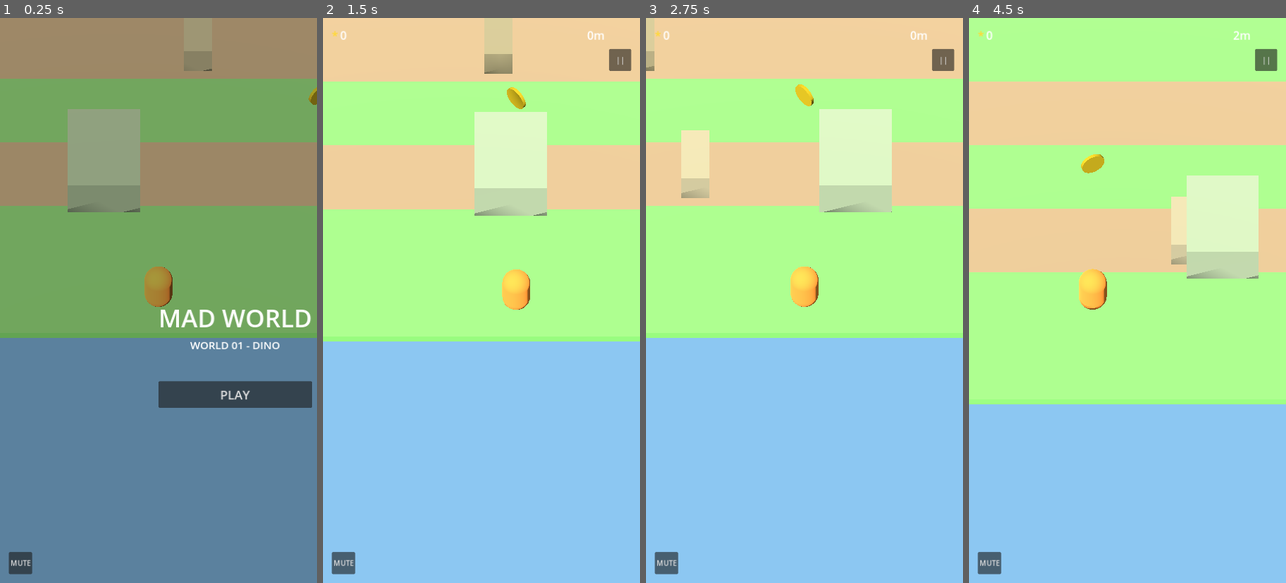
Above: before the commit, frames 1-4 (left to right).
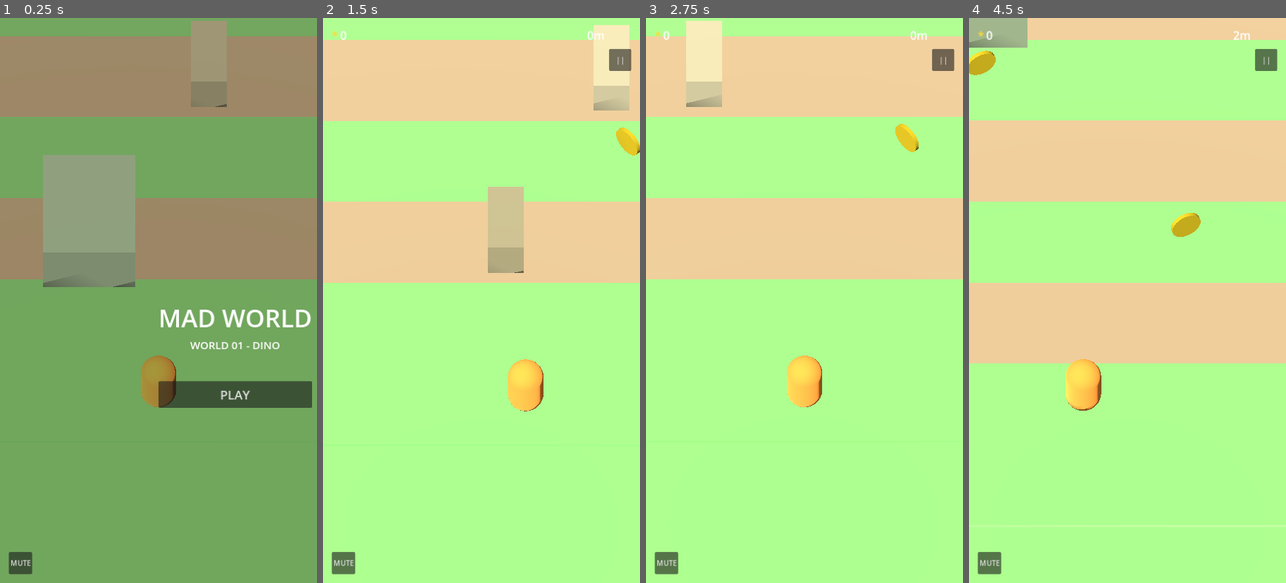
Above: after the commit, the same moments.

Repository: syhuinc/mad-world-dino
Game: Godot game, scene res://scenes/Main.tscn
The game is run twice, just before and just after one commit, with the same random seed, the same clock (stepped at 60 frames per second) and the same inputs.
Inputs (mouse positions are in pixels of both pictures, inside the frame that each line leads up to):
- Up to frame 1 (0.25 s): no input
- Up to frame 2 (1.5 s): click "PLAY" at 0.5 s; tap Enter at 1.25 s; move the mouse to (551, 272) at 1.27 s; hold Right (ui_right) from 1.28 s (still down); click (551, 272) at 1.42 s
- Up to frame 3 (2.75 s): move the mouse to (741, 328) at 2.02 s; release Right (ui_right) at 2.03 s; hold Down (ui_down) from 2.03 s (still down)
- Up to frame 4 (4.5 s): move the mouse to (1159, 176) at 2.77 s; release Down (ui_down) at 2.78 s; hold Right (ui_right) 2.78-3.53 s; move the mouse to (1111, 413) at 3.52 s; hold Up (ui_up) 3.53-4.28 s; click (1111, 413) at 3.67 s; move the mouse to (1222, 385) at 4.27 s; hold Left (ui_left) from 4.28 s (still down)

The runs differ from the first frame. In frame 1, 76% of the frame differs, in the area x 0-100%, y 0-100%; in frame 2, 79%; in frame 3, 79%; in frame 4, 80%.

Commit message:
Fix camera void, add juice, and tune framing (verified by rendering)
Downloaded Godot 4.3 and rendered the actual game headlessly (Xvfb +
Mesa software GL) to verify changes visually instead of guessing:

- Fixed a real bug found this way: the camera sat behind row 0 in an
  area with no generated ground, showing a large flat sky-blue void
  in the lower half of the screen. Added a permanent backdrop ground
  plane so there's always terrain-colored geometry under the camera,
  whatever row the player is on.
- Retuned camera offset/size (closer, tighter) so more of the visible
  frame shows upcoming lanes instead of empty foreground.
- Added hop squash-and-stretch on the player mesh, a landing dust
  puff (GPUParticles3D), and a brief camera shake on death.
- Risk/reward coins can now appear in dino and river lanes, not just
  safe grass lanes.
- Occasionally skip the "rest" grass lane at higher depth for
  intensity spikes.

Co-Authored-By: Claude Sonnet 5 <noreply@anthropic.com>
Claude-Session: https://claude.ai/code/session_01JXumaCMtYsBuuYGGebf1B7

Diff:
--- a/scripts/CameraRig.gd
+++ b/scripts/CameraRig.gd
@@ -1,20 +1,29 @@
 extends Camera3D
 
 var player: Node3D
-const OFFSET := Vector3(0, 9, 7)
+const OFFSET := Vector3(0, 7, 3)
+const SHAKE_DURATION := 0.3
+
+var _shake_time := 0.0
 
 func _ready() -> void:
 	projection = Camera3D.PROJECTION_ORTHOGONAL
-	size = 14
+	size = 11
 	rotation_degrees = Vector3(-52, 0, 0)
 	current = true
+	GameManager.game_over.connect(func(_dist, _coins): _shake_time = SHAKE_DURATION)
 
 func snap() -> void:
 	if player:
 		global_position = player.global_position + OFFSET
+		_shake_time = 0.0
 
 func _process(delta: float) -> void:
 	if player == null:
 		return
 	var target = player.global_position + OFFSET
 	global_position = global_position.lerp(target, clamp(delta * 6.0, 0.0, 1.0))
+	if _shake_time > 0.0:
+		_shake_time = max(_shake_time - delta, 0.0)
+		var strength = 0.25 * (_shake_time / SHAKE_DURATION)
+		global_position += Vector3(randf_range(-1.0, 1.0), randf_range(-1.0, 1.0), 0.0) * strength
--- a/scripts/LaneManager.gd
+++ b/scripts/LaneManager.gd
@@ -67,7 +67,8 @@
 		var cycle = (row - 1) % 4
 		match cycle:
 			0:
-				type = LaneType.GRASS
+				var skip_rest_chance = clamp((row - 20) * 0.01, 0.0, 0.35)
+				type = LaneType.DINO_COMMON if randf() < skip_rest_chance else LaneType.GRASS
 			2:
 				type = LaneType.RIVER
 			_:
@@ -82,10 +83,14 @@
 	match type:
 		LaneType.DINO_COMMON:
 			nodes.append_array(_spawn_dino_common(lane_root, row))
+			if randf() < 0.25:
+				nodes.append(_spawn_coin(lane_root, randi_range(1, COLS - 2)))
 		LaneType.DINO_RARE:
 			nodes.append_array(_spawn_dino_rare(lane_root, row))
 		LaneType.RIVER:
 			nodes.append_array(_spawn_river(lane_root, row))
+			if randf() < 0.25:
+				nodes.append(_spawn_coin(lane_root, randi_range(1, COLS - 2)))
 		LaneType.GRASS:
 			if randf() < 0.5:
 				nodes.append(_spawn_coin(lane_root, randi_range(1, COLS - 2)))
--- a/scripts/Main.gd
+++ b/scripts/Main.gd
@@ -39,6 +39,19 @@
 	env.environment = e
 	add_child(env)
 
+	# Permanent backdrop so the camera never sees empty background where no
+	# lane has been generated yet (e.g. behind row 0 at the start of a run).
+	var backdrop := MeshInstance3D.new()
+	var box := BoxMesh.new()
+	box.size = Vector3(200.0, 0.1, 800.0)
+	backdrop.mesh = box
+	backdrop.position = Vector3(0, -0.1, -380.0)
+	var mat := StandardMaterial3D.new()
+	mat.albedo_color = Color(0.45, 0.72, 0.35)
+	backdrop.material_override = mat
+	backdrop.cast_shadow = GeometryInstance3D.SHADOW_CASTING_SETTING_OFF
+	add_child(backdrop)
+
 func _setup_player() -> void:
 	player = preload("res://scripts/Player.gd").new()
 	player.name = "Player"
--- a/scripts/Player.gd
+++ b/scripts/Player.gd
@@ -18,6 +18,7 @@
 
 var _touch_start: Vector2
 var _touch_active: bool = false
+var _mesh: MeshInstance3D
 
 func _ready() -> void:
 	collision_layer = 1
@@ -34,6 +35,7 @@
 	mesh.material_override = mat
 	mesh.position.y = 0.6
 	add_child(mesh)
+	_mesh = mesh
 
 	var shape := CollisionShape3D.new()
 	var cs := CapsuleShape3D.new()
@@ -121,12 +123,49 @@
 		var pos = hop_from.lerp(hop_to, t)
 		pos.y = sin(t * PI) * HOP_HEIGHT
 		global_position = pos
+		var stretch = 1.0 + abs(cos(t * PI)) * 0.25
+		_mesh.scale = Vector3(1.0 / sqrt(stretch), stretch, 1.0 / sqrt(stretch))
 		if t >= 1.0:
 			is_hopping = false
 			global_position = hop_to
+			_mesh.scale = Vector3.ONE
 			_check_landing()
+			_spawn_landing_puff()
 	else:
 		_check_resting()
+
+func _spawn_landing_puff() -> void:
+	if lane_manager == null:
+		return
+	if lane_manager.get_lane_type(row) == lane_manager.LaneType.RIVER:
+		return
+	var particles := GPUParticles3D.new()
+	particles.amount = 8
+	particles.lifetime = 0.4
+	particles.one_shot = true
+	particles.explosiveness = 1.0
+	var mat := ParticleProcessMaterial.new()
+	mat.direction = Vector3(0, 1, 0)
+	mat.spread = 60.0
+	mat.initial_velocity_min = 1.0
+	mat.initial_velocity_max = 2.0
+	mat.gravity = Vector3(0, -4, 0)
+	mat.scale_min = 0.05
+	mat.scale_max = 0.12
+	particles.process_material = mat
+	var quad := QuadMesh.new()
+	quad.size = Vector2(1, 1)
+	var quad_mat := StandardMaterial3D.new()
+	quad_mat.albedo_color = Color(0.85, 0.8, 0.6, 0.8)
+	quad_mat.shading_mode = BaseMaterial3D.SHADING_MODE_UNSHADED
+	quad_mat.transparency = BaseMaterial3D.TRANSPARENCY_ALPHA
+	quad.material = quad_mat
+	particles.draw_pass_1 = quad
+	get_parent().add_child(particles)
+	particles.global_position = global_position + Vector3(0, 0.05, 0)
+	particles.emitting = true
+	var timer := get_tree().create_timer(particles.lifetime + 0.1)
+	timer.timeout.connect(particles.queue_free)
 
 func _check_landing() -> void:
 	if lane_manager == null:
